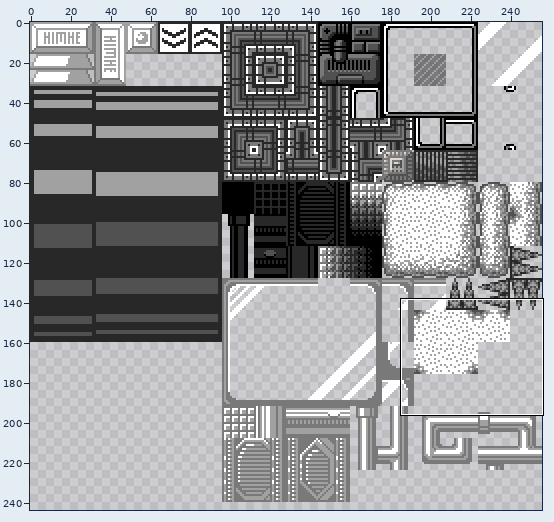
Sprite sheet -- bin/assets/tilesets/tiled_files/spacet.png. Above: a wide view before the commit, with the close-up outlined.
Close-up. Before the commit:
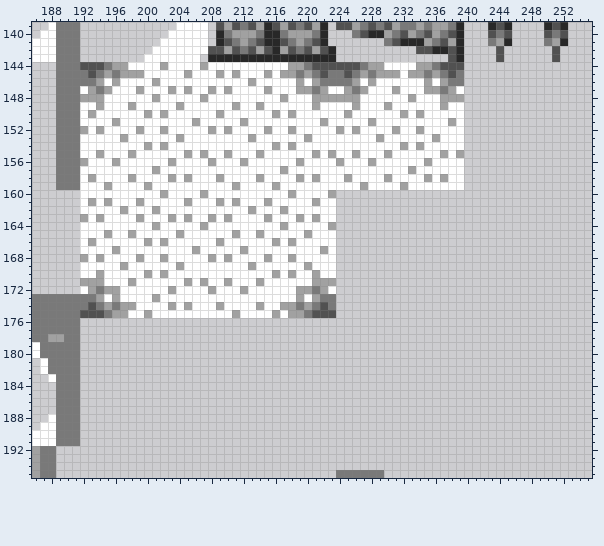
The file is 256x336 pixels. Shown: x 186..255, y 139..195. The wide view leaves out empty margins.
And afterwards:
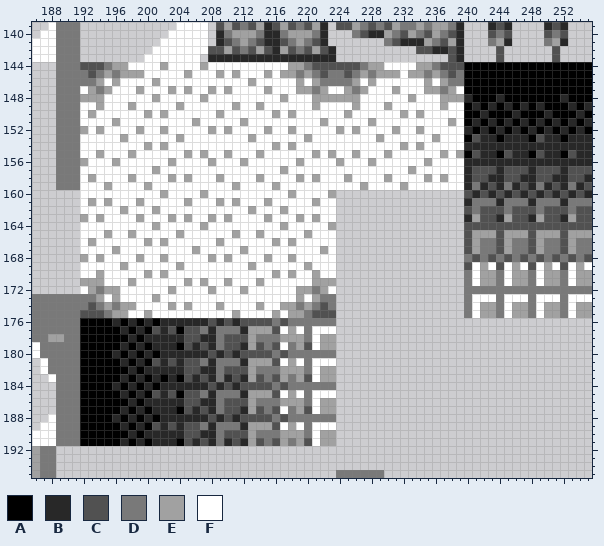
Palette (. is transparent): A #000000  B #282828  C #515151  D #797979  E #a1a1a1  F #ffffff
From old to new:
Changed rows in their new state; - is an unchanged pixel.
first column x 192:
144 ------------------------------------------------AAAAAAAAAAAAAAAA
145 ------------------------------------------------AAAAAAAAAAAAAAAA
146 ------------------------------------------------AAAAAAAAAAAAAAAA
147 ------------------------------------------------AAAAAAAAAAAAAAAA
148 ------------------------------------------------BAAABAAAAAAABAAA
149 ------------------------------------------------ABABABABABAAABAB
150 ------------------------------------------------AABAAABAAABAAABA
151 ------------------------------------------------ABABABABABABABAB
152 ------------------------------------------------BABABABABABABABA
153 ------------------------------------------------ACBBABBBACBBABBB
154 ------------------------------------------------BBBBBBBBBBBBBBBB
155 ------------------------------------------------ACBBACBBACBBACBB
156 ------------------------------------------------BBBBBBBBBBBBBBBB
157 ------------------------------------------------BCCCBCCCBCCCBCCC
158 ------------------------------------------------BCCBBCCBBCCBBCCB
159 ------------------------------------------------BDBCBDBCBDBCBDBC
160 ------------------------------------------------CBCBCBCBCBCBCBCB
161 ------------------------------------------------BDDDBDDDBDDDBDDD
162 ------------------------------------------------CDCCCDCCCDCCCDCC
163 ------------------------------------------------BECCBECCBECCBECC
164 ------------------------------------------------CCCCCCCCCCCCCCCC
165 ------------------------------------------------CEEECEEECEEECEEE
166 ------------------------------------------------CEDDCEDDCEDDCEDD
167 ------------------------------------------------CEDDCEDDCEDDCEDD
168 ------------------------------------------------DCDCDCDCDCDCDCDC
169 ------------------------------------------------CFEFCFEFCFEFCFEF
170 ------------------------------------------------DFEEDFEEDFEEDFEE
171 ------------------------------------------------DFEEDFEEDFEEDFEE
172 ------------------------------------------------DDDDDDDDDDDDDDDD
173 ------------------------------------------------DFFFDFFFDFFFDFFF
174 ------------------------------------------------DFEEDFEEDFEEDFEE
175 ------------------------------------------------DFEEDFEEDFEEDFEE
176 AAAABABABABBBBBBCBCBCCCCDCDDDDDD--------------------------------
177 AAAAABABACBCACCDBDDDBEEECFEFDFFF--------------------------------
178 AAAAAABABBBBBCCBBDCCCEDDDEEEDFEE--------------------------------
179 AAAAABABABBBACBCBDCCBECDCFDECFEE--------------------------------
180 AAAABABABABBBBBBCBCBCCCCDCDDDDDD--------------------------------
181 AAAAABABACBCBCCDBDDDBEEECFEFDFFF--------------------------------
182 AAAAAABABBBBBCCBBDCCCEDDDEEEDFEE--------------------------------
183 AAAAABABABABACBCBDBCBECDCEDECFEE--------------------------------
184 AAAABABABABBBBBBCBCBCCCCDCDDDDDD--------------------------------
185 AAAAABABACBCACCDBDDDBEEECFEFDFFF--------------------------------
186 AAAAAABABBBBBCCBBDCCCEDDDEEEDFEE--------------------------------
187 AAAAABABABBBACBCBDCCBECDCFDECFEE--------------------------------
188 AAAABABABABBBBBBCBCBCCCCDCDDDDDD--------------------------------
189 AAAAABABACBCBCCDBDDDBEEECFEFDFFF--------------------------------
190 AAAAAABABBBBBCCBBDCCCEDDDEEEDFEE--------------------------------
191 AAAAABABABBBACBCBDBCBECDCEDECFEE--------------------------------
Pixel boxes of the changes (left, top, right, bottom) in both close-ups:
added: (464, 62, 592, 318)
added: (80, 318, 336, 446)
